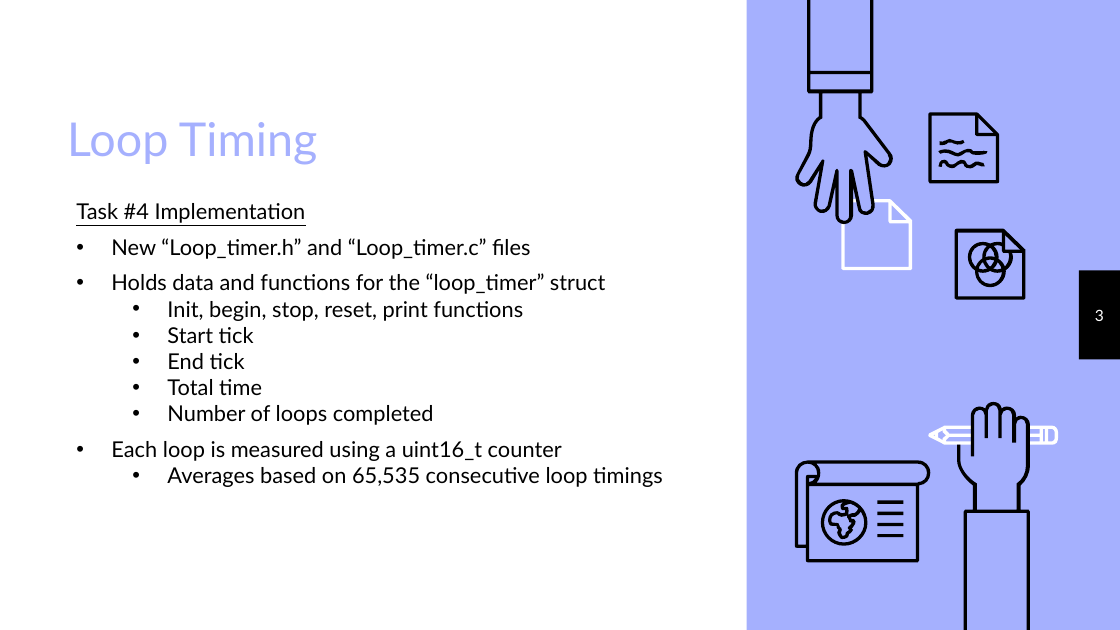
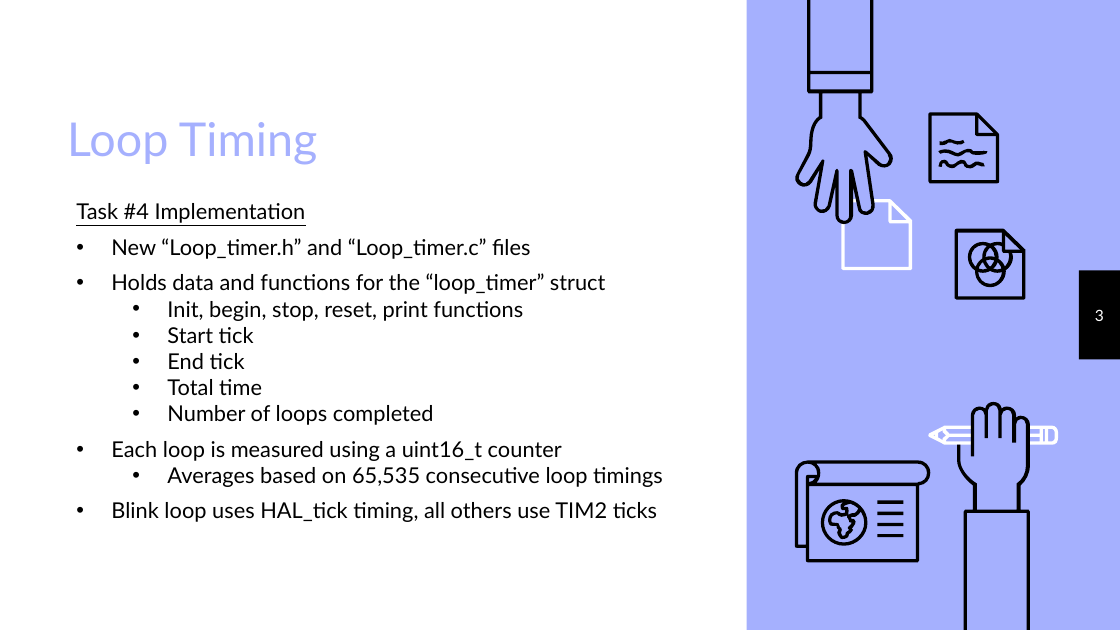
Before and after one commit to outlawkylie/CpE5170, a slide deck: slide 3 of 2.24.21 Lab 1 Update.pptx. Drawn at 1120x630 pixels with LibreOffice and Linux fonts; fonts in the diff are those of the drawing. Boxes give left, top, right and bottom in pixels: in the first picture for what was removed or moved away, otherwise in the second. Text is boxed around its words. In the diff, an @@ line names an element or a change of style, - is before the commit and + after.

```diff
--- a/2.24.21 Lab 1 Update.pptx
+++ b/2.24.21 Lab 1 Update.pptx
@@ text at [111,502,657,522]: paragraph added @@
+• Blink loop uses HAL_tick timing, all others use TIM2 ticks
```
Also in this commit, not shown: 3 other slides changed, 5 slides added, 1 slide removed, 1 other file.
